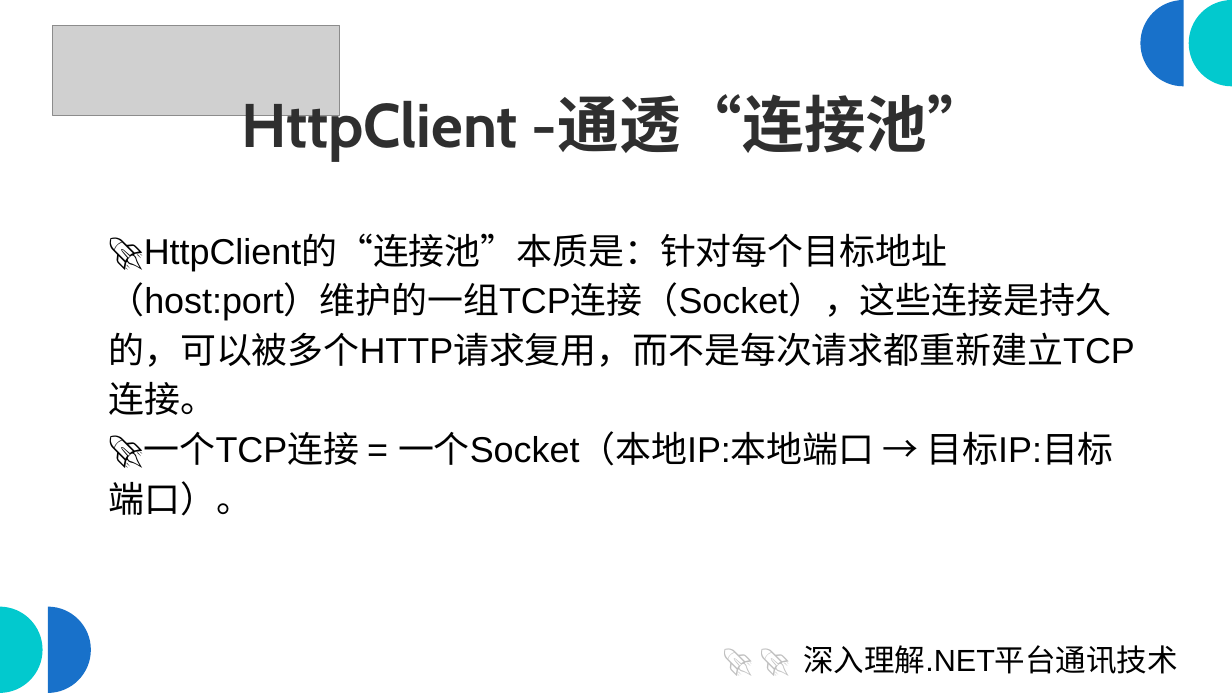
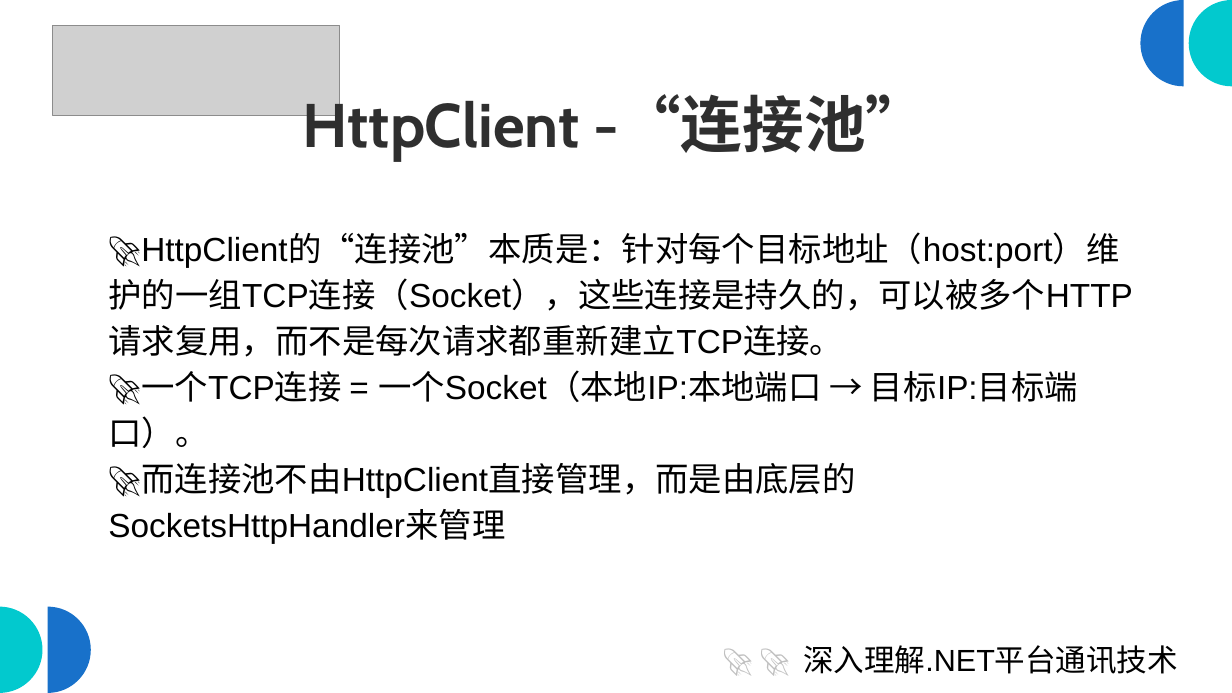
Before and after one commit to scottfly189/dotnet_net_course, a slide deck: slide 39 of src/1.HttpClientDemo/HttpClient_IHttpClientFactory_Polly.odp. Drawn at 1232x693 pixels with LibreOffice and Linux fonts; fonts in the diff are those of the drawing; grey boxes stand for pictures. Boxes give left, top, right and bottom in pixels: in the first picture for what was removed or moved away, otherwise in the second. Text is boxed around its words. In the diff, an @@ line names an element or a change of style, - is before the commit and + after.

```diff
--- a/src/1.HttpClientDemo/HttpClient_IHttpClientFactory_Polly.odp
+++ b/src/1.HttpClientDemo/HttpClient_IHttpClientFactory_Polly.odp
@@ title at [303,95,927,161]: text changed @@
-HttpClient -通透“连接池”
+HttpClient -“连接池”
@@ text at [108,232,1133,448]: size 28 to 26 pt in "🚀HttpClient的“连接池”本质是：针对每个目标地址（host:port）维护的一组TCP连接（Socket），这 ...", "🚀一个TCP连接 = 一个Socket（本地IP:本地端口 → 目标IP:目标端口）。" @@
@@ text at [108,463,856,543]: paragraph added @@
+🚀而连接池不由HttpClient直接管理，而是由底层的SocketsHttpHandler来管理
```
Also in this commit, not shown: 15 other slides changed, 1 slide added, 1 slide removed, 18 other files.
